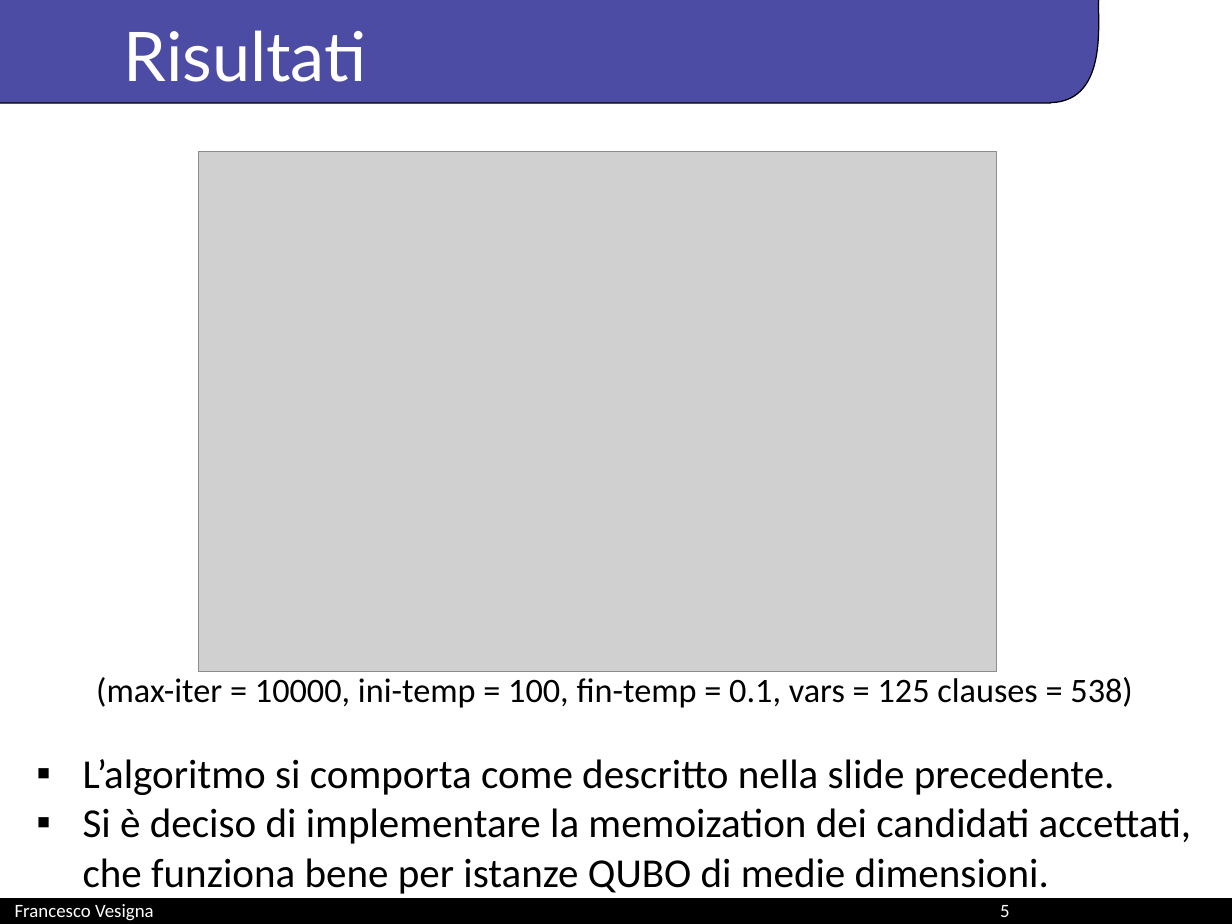
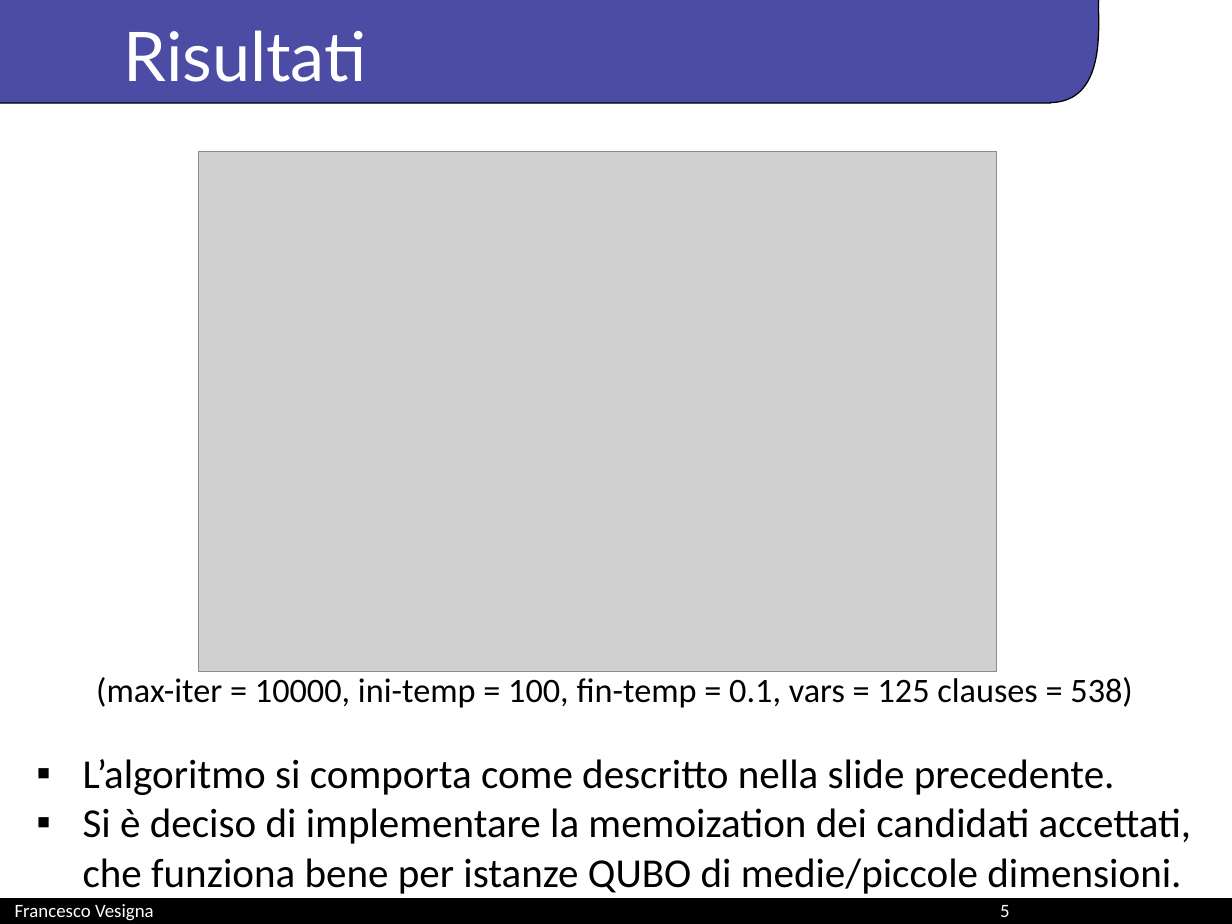
Before and after one commit to Fra892/Project-Counter, a slide deck: slide 5 of Max-3SAT using QUBO/slide.pptx. Drawn at 1232x924 pixels with LibreOffice and Linux fonts; fonts in the diff are those of the drawing; grey boxes stand for pictures; background and template pictures are left out. Boxes give left, top, right and bottom in pixels: in the first picture for what was removed or moved away, otherwise in the second. Text is boxed around its words. In the diff, an @@ line names an element or a change of style, - is before the commit and + after.

```diff
--- a/Max-3SAT using QUBO/slide.pptx
+++ b/Max-3SAT using QUBO/slide.pptx
@@ text at (x1=83, y1=808, x2=1191, y2=894): text changed @@
-▪ Si è deciso di implementare la memoization dei candidati accettati, che funziona bene per istanze QUBO di medie dimensioni.
+▪ Si è deciso di implementare la memoization dei candidati accettati, che funziona bene per istanze QUBO di medie/piccole dimensioni.
```
Also in this commit, not shown: 3 other files.
